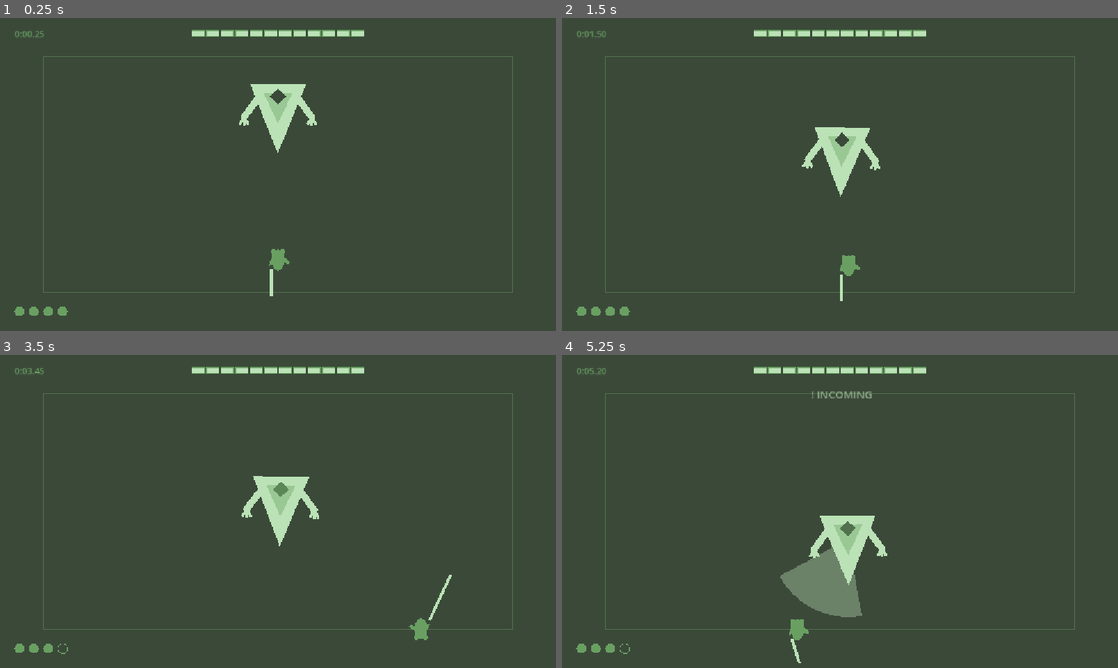
Above: before the commit, frames 1-4 (two rows, left to right).
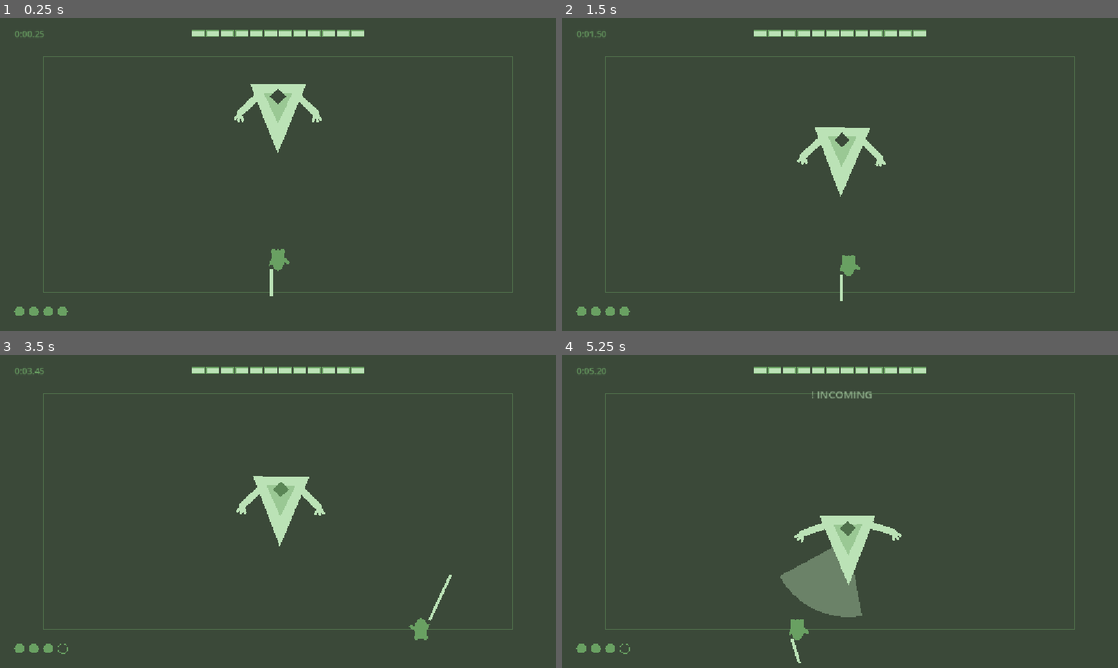
Above: after the commit, the same moments.

Repository: nrkahfirhmd/project-green-sapphire
Game: Godot game, scene res://scenes/main.tscn
The game is run twice, just before and just after one commit, with the same random seed, the same clock (stepped at 60 frames per second) and the same inputs.
Inputs:
- Up to frame 1 (0.25 s): no input
- Up to frame 2 (1.5 s): hold D (move_right) 0.53-1.28 s; tap L (attack_heavy) at 0.6 s; hold S (move_down) from 1.28 s (still down); tap K (attack_light) at 1.35 s
- Up to frame 3 (3.5 s): release S (move_down) at 2.03 s; hold D (move_right) 2.03-2.78 s; tap Space (dodge) at 2.1 s; hold W (move_up) from 2.78 s (still down); tap L (attack_heavy) at 2.85 s
- Up to frame 4 (5.25 s): release W (move_up) at 3.53 s; hold A (move_left) 3.53-5.03 s; tap K (attack_light) at 3.6 s; tap Space (dodge) at 4.35 s; hold S (move_down) from 5.03 s (still down); tap L (attack_heavy) at 5.1 s

The runs differ from the first frame. In frame 1, 0.3% of the frame differs, in the area x 42-58%, y 24-35%; in frame 2, 0.3%; in frame 3, 0.3%; in frame 4, 0.5%, in the area x 41-62%, y 53-65%.

Commit message:
feat: add boss anticipation pose, contact damage, and charge recoil
- arms raise during the telegraph windup, snap down on the attack
- touching the boss body while it is not attacking deals 1 (0.6s throttle)
- boss drifts back off the player after a charge instead of squatting on them
- fixes the facet shadow to use Color(base, alpha), not an RGB tint

Diff:
--- a/scripts/boss.gd
+++ b/scripts/boss.gd
@@ -38,6 +38,8 @@
 var _visual := Vector2.ONE
 var _bob := 0.0
 var _eye_t := 0.0                    # 0..1 telegraph progress, drives eye color
+var _arm_t := 0.15                   # 0 rest .. 1 raised (anticipation pose)
+var _touch_cd := 0.0                 # body-contact damage throttle
 
 @onready var player: Node = get_tree().get_first_node_in_group("player")
 
@@ -62,8 +64,29 @@
 		State.RECOVER:   _do_recover(delta)
 		State.DEAD:      velocity = velocity.move_toward(Vector2.ZERO, 400.0 * delta)
 
+	# arm pose: raise on telegraph (anticipation), slam down on attack, drift to idle
+	var arm_target := 0.15
+	match state:
+		State.TELEGRAPH: arm_target = 0.4 + 0.6 * _eye_t
+		State.ATTACK:    arm_target = 0.0
+	var arm_rate := 14.0 if state == State.ATTACK else 4.0
+	_arm_t = move_toward(_arm_t, arm_target, arm_rate * delta)
+
+	_touch_cd = max(0.0, _touch_cd - delta)
+	if state != State.DEAD and state != State.ATTACK:
+		_check_body_contact()
+
 	move_and_slide()
 	queue_redraw()
+
+
+func _check_body_contact() -> void:
+	if _touch_cd > 0.0 or player == null or not is_instance_valid(player):
+		return
+	if global_position.distance_to(player.global_position) < RADIUS + 16.0:
+		_hurt_player(1)
+		_touch_cd = 0.6
+		_request_shake(6.0)
 
 
 func _spd(v: float) -> float:
@@ -138,7 +161,8 @@
 	if _t <= 0.0:
 		state = State.RECOVER
 		_t = _spd(ATK[_kind]["recover"])
-		velocity = Vector2.ZERO
+		# after a charge, drift back off the player instead of squatting on them
+		velocity = -_aim * 220.0 if _kind == "charge" else Vector2.ZERO
 
 
 func _do_recover(delta: float) -> void:
@@ -264,20 +288,25 @@
 	if state == State.TELEGRAPH or state == State.ATTACK:
 		_draw_telegraph()
 
-	# arms (capsules) + 3-capsule hands
-	_capsule(Vector2(-30, -34), Vector2(-70, 20), 7, body_col)
-	_capsule(Vector2(30, -34), Vector2(70, 20), 7, body_col)
+	# arms (capsules) + 3-capsule hands, raised by _arm_t for anticipation
+	var lift := _arm_t * 1.15
+	var sh_l := Vector2(-30, -34)
+	var sh_r := Vector2(30, -34)
+	var hand_l := sh_l + (Vector2(-70, 20) - sh_l).rotated(lift)
+	var hand_r := sh_r + (Vector2(70, 20) - sh_r).rotated(-lift)
+	_capsule(sh_l, hand_l, 7, body_col)
+	_capsule(sh_r, hand_r, 7, body_col)
 	for i in 3:
-		var ang := deg_to_rad(-30 + i * 30)
-		_capsule(Vector2(-70, 20), Vector2(-70, 20) + Vector2(16, 0).rotated(ang + PI * 0.5), 3, body_col)
-		_capsule(Vector2(70, 20), Vector2(70, 20) + Vector2(16, 0).rotated(ang + PI * 0.5), 3, body_col)
+		var ang := deg_to_rad(-30 + i * 30) + PI * 0.5
+		_capsule(hand_l, hand_l + Vector2(16, 0).rotated(ang + lift), 3, body_col)
+		_capsule(hand_r, hand_r + Vector2(16, 0).rotated(ang - lift), 3, body_col)
 
 	# body: inverted triangle
 	var pts := PackedVector2Array([Vector2(-58, -48), Vector2(58, -48), Vector2(0, 96)])
 	draw_colored_polygon(pts, body_col)
 	# facet shadow (Sapphire Core, soft)
 	var facet := PackedVector2Array([Vector2(-30, -30), Vector2(30, -30), Vector2(0, 34)])
-	draw_colored_polygon(facet, Game.SAPPHIRE_CORE * Color(1, 1, 1, 0.4))
+	draw_colored_polygon(facet, Color(Game.SAPPHIRE_CORE, 0.4))
 	# eye: diamond, color = windup timer
 	var e := 16.0
 	draw_colored_polygon(PackedVector2Array([
